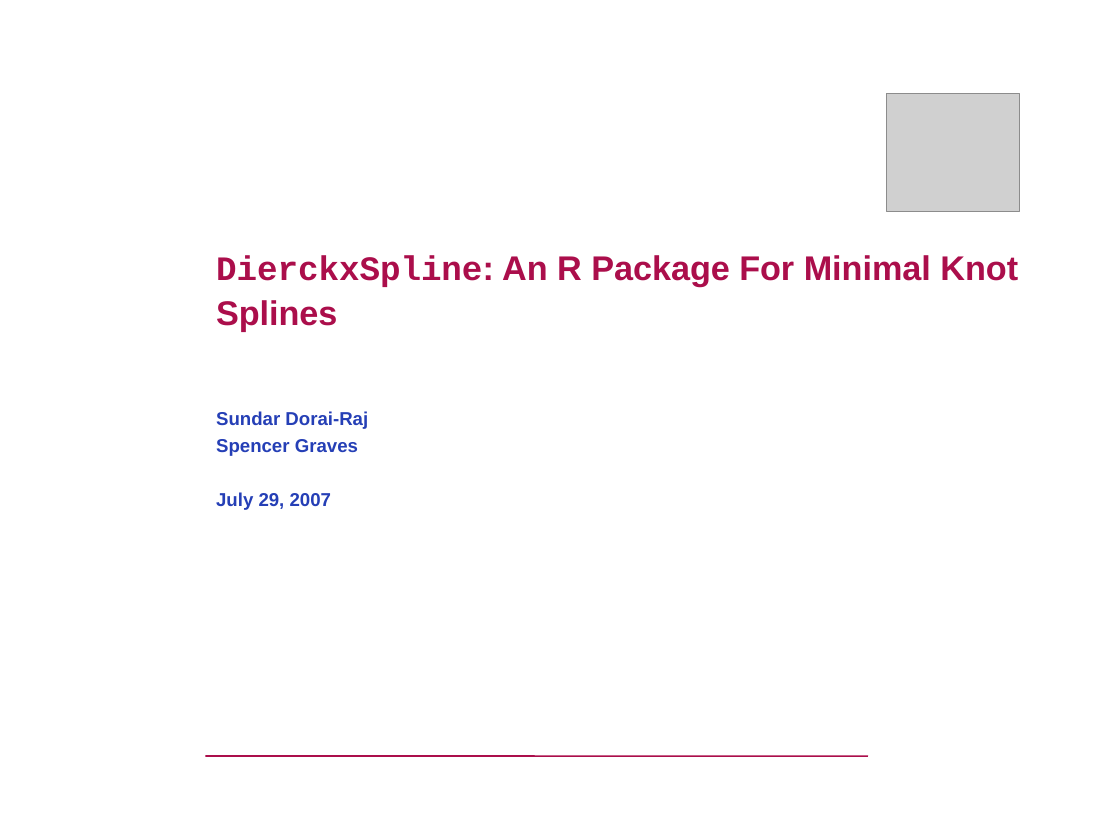
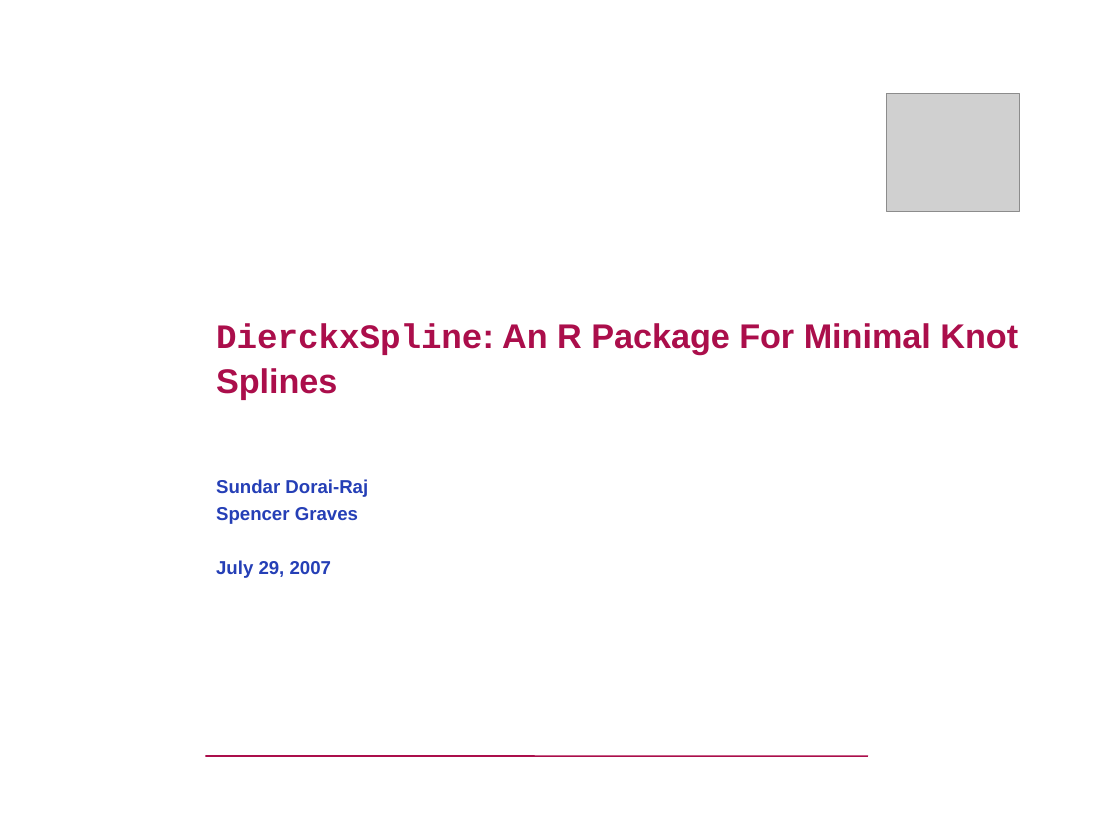
Before and after one commit to cran/DierckxSpline, a slide deck: slide 1 of inst/jsm2007/DierckxSpline_JSM2007.ppt. Drawn at 1120x840 pixels with LibreOffice and Linux fonts; fonts in the diff are those of the drawing; grey boxes stand for pictures; background and template pictures are left out. Boxes give left, top, right and bottom in pixels: in the first picture for what was removed or moved away, otherwise in the second. Text is boxed around its words. In the diff, an @@ line names an element or a change of style, - is before the commit and + after.

```diff
--- a/inst/jsm2007/DierckxSpline_JSM2007.ppt
+++ b/inst/jsm2007/DierckxSpline_JSM2007.ppt
@@ title "DierckxSpline: An R Package For ...": place and size @@
-title "DierckxSpline: An R Package For ..." at (216,255,1018,331)
+title "DierckxSpline: An R Package For ..." at (216,323,1018,399)
@@ subtitle "Sundar Dorai-Raj": place and size @@
-subtitle "Sundar Dorai-Raj" at (216,411,368,510)
+subtitle "Sundar Dorai-Raj" at (216,479,368,578)
```
Also in this commit, not shown: 1 other slide changed, 13 other files.
